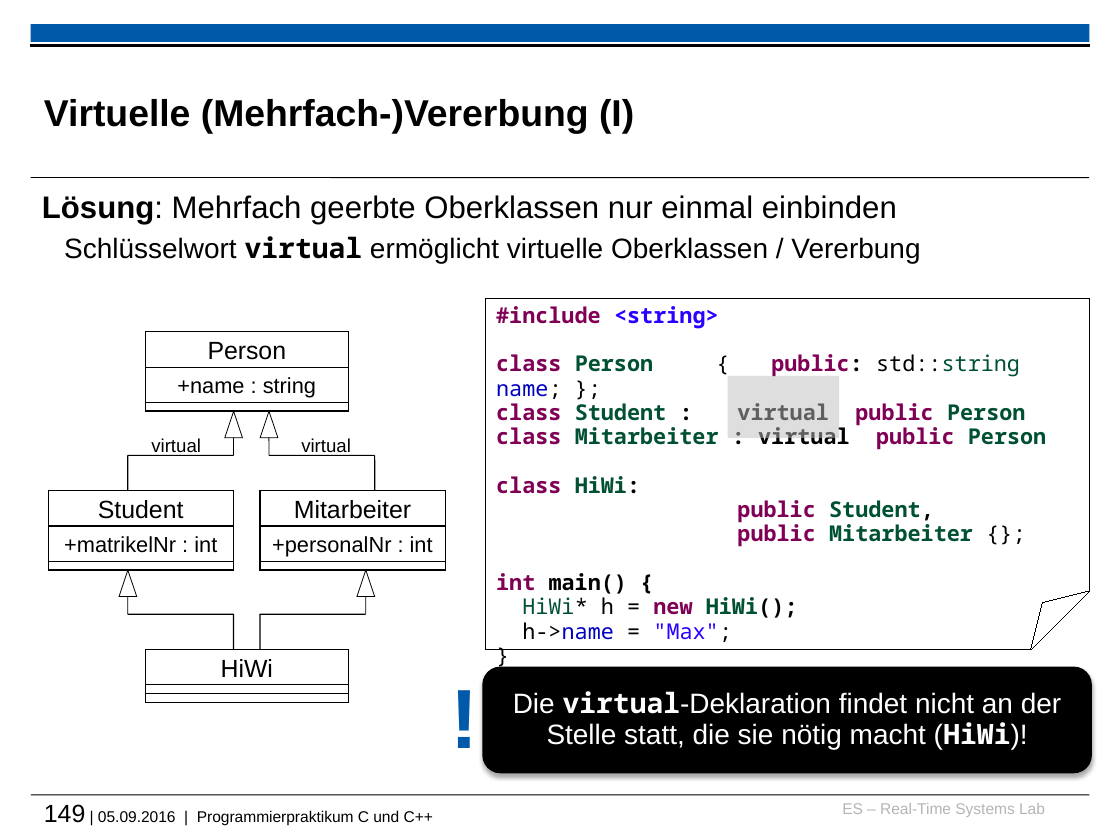
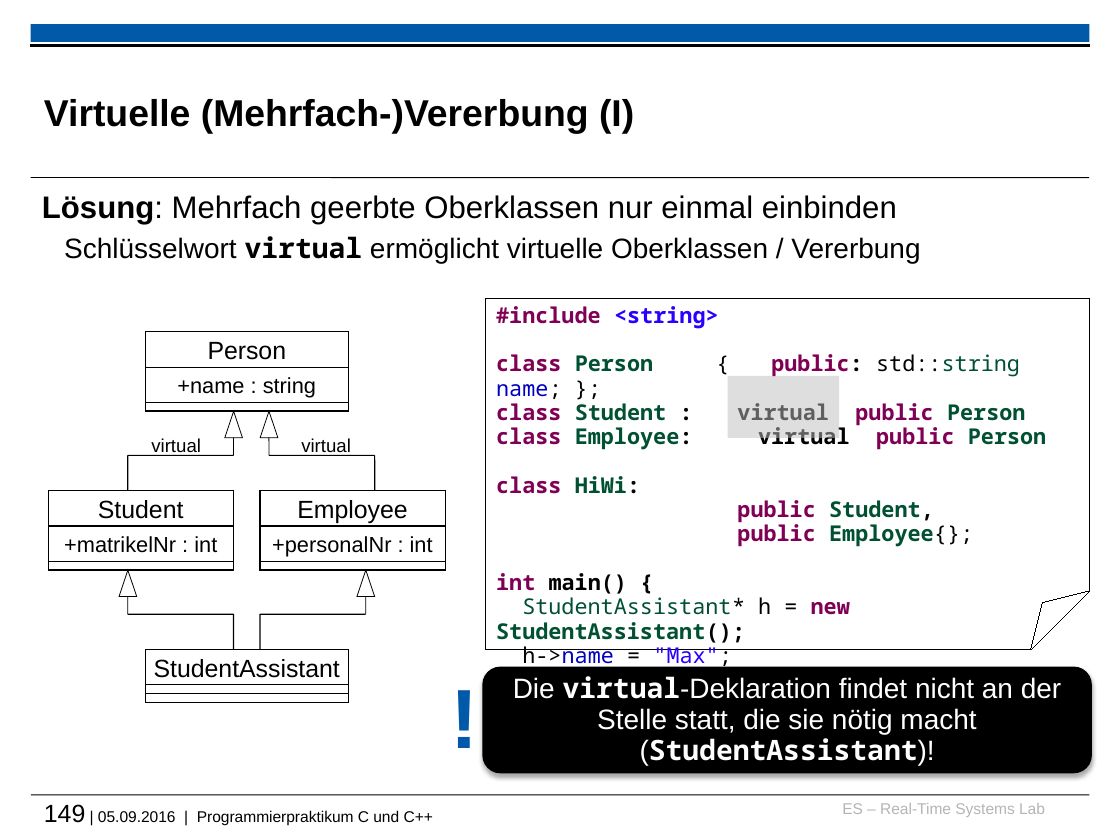
Before and after one commit to h82k/tud-cppp, a slide deck: slide 149 of cppp_lecture.pptx. Drawn at 1120x840 pixels with LibreOffice and Linux fonts; fonts in the diff are those of the drawing; background and template pictures are left out. Boxes give left, top, right and bottom in pixels: in the first picture for what was removed or moved away, otherwise in the second. Text is boxed around its words. In the diff, an @@ line names an element or a change of style, - is before the commit and + after.

```diff
--- a/cppp_lecture.pptx
+++ b/cppp_lecture.pptx
@@ text in folded corner at (x1=758, y1=427, x2=1046, y2=450): text changed @@
-class Mitarbeiter : virtual public Person
+class Employee: virtual public Person
@@ text in rectangle at (x1=297, y1=500, x2=407, y2=523): text changed @@
-Mitarbeiter
+Employee
@@ text in folded corner at (x1=737, y1=522, x2=973, y2=547): text changed @@
-public Mitarbeiter {};
+public Employee{};
@@ text in folded corner at (x1=496, y1=597, x2=850, y2=643): text changed @@
-HiWi* h = new HiWi();
+StudentAssistant* h = new StudentAssistant();
@@ text in rectangle at (x1=154, y1=659, x2=340, y2=678): text changed @@
-HiWi
+StudentAssistant
@@ text in rounded rectangle at (x1=513, y1=676, x2=1061, y2=765): text changed @@
-Die virtual-Deklaration findet nicht an der Stelle statt, die sie nötig macht (HiWi)!
+Die virtual-Deklaration findet nicht an der Stelle statt, die sie nötig macht (StudentAssistant)!
```
Also in this commit, not shown: 19 other slides changed, 2 other files.
